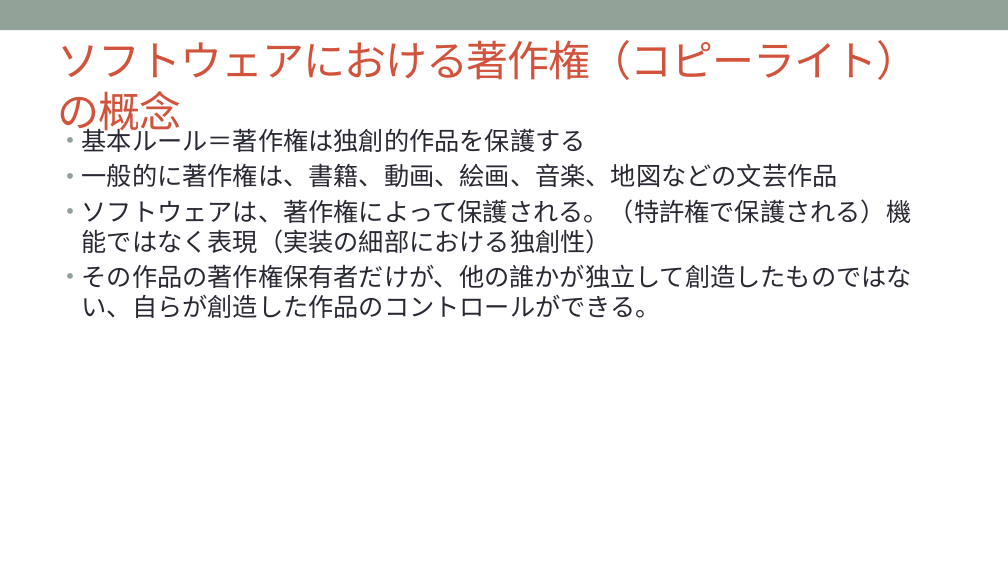
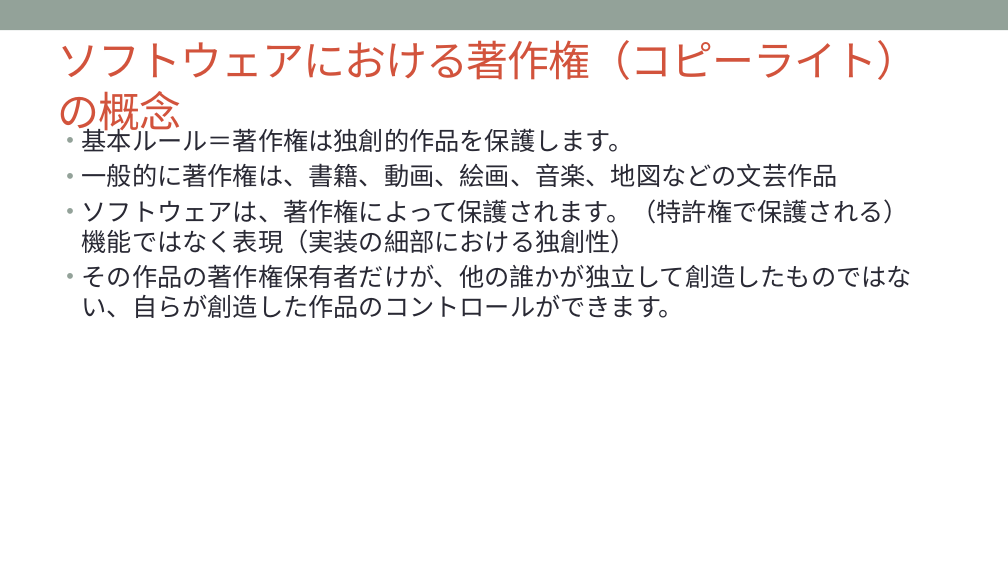
Before and after one commit to OpenChain-Project/Curriculum-Translation-JP, a slide deck: slide 6 of target/openchain-curriculum-release-2.pptx. Drawn at 1008x567 pixels with LibreOffice and Linux fonts; fonts in the diff are those of the drawing; background and template pictures are left out. Boxes give left, top, right and bottom in pixels: in the first picture for what was removed or moved away, otherwise in the second. Text is boxed around its words. In the diff, an @@ line names an element or a change of style, - is before the commit and + after.

```diff
--- a/target/openchain-curriculum-release-2.pptx
+++ b/target/openchain-curriculum-release-2.pptx
@@ text at (x1=82, y1=124, x2=634, y2=152): text changed @@
-• 基本ルール＝著作権は独創的作品を保護する
+• 基本ルール＝著作権は独創的作品を保護します。
@@ text at (x1=82, y1=199, x2=912, y2=318): text changed @@
-• ソフトウェアは、著作権によって保護される。（特許権で保護される）機能ではなく表現（実装の細部における独創性）
-• その作品の著作権保有者だけが、他の誰かが独立して創造したものではない、自らが創造した作品のコントロールができる。
+• ソフトウェアは、著作権によって保護されます。（特許権で保護される）機能ではなく表現（実装の細部における独創性）
+• その作品の著作権保有者だけが、他の誰かが独立して創造したものではない、自らが創造した作品のコントロールができます。
```
Also in this commit, not shown: 38 other slides changed, 6 other files.
